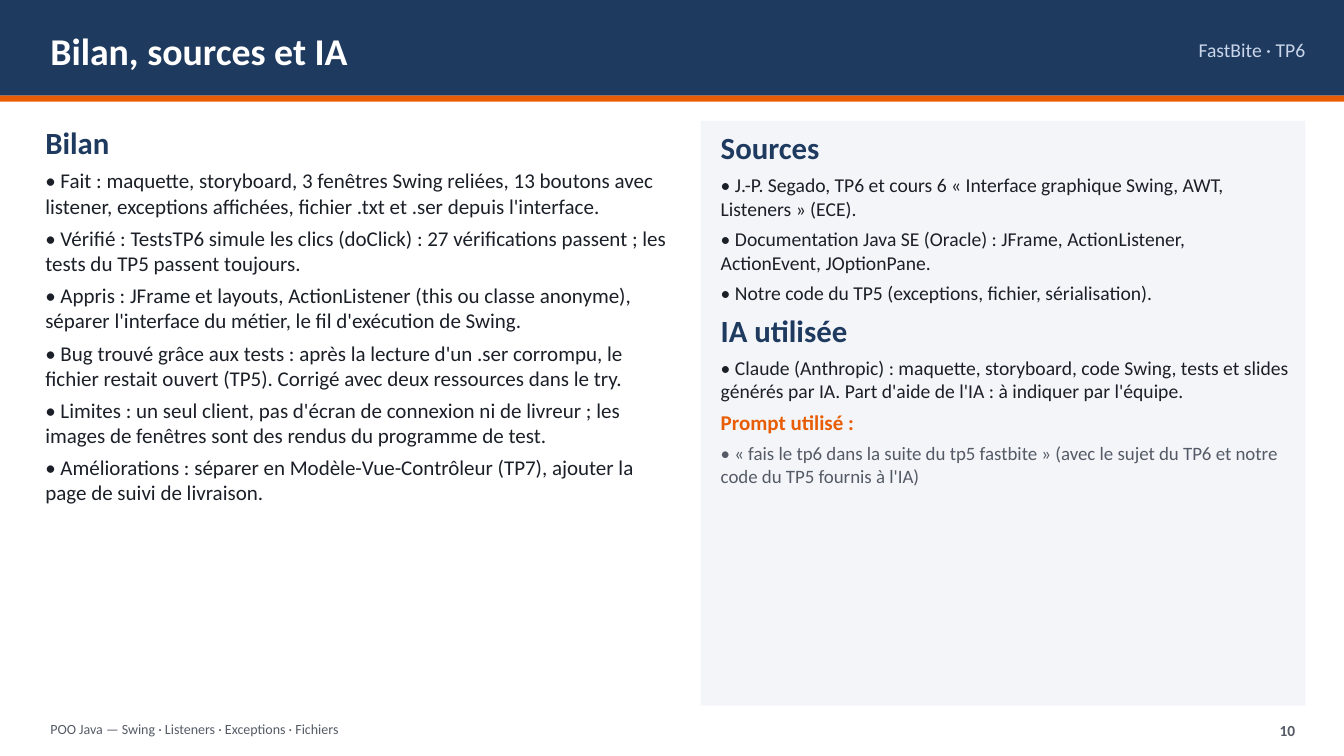
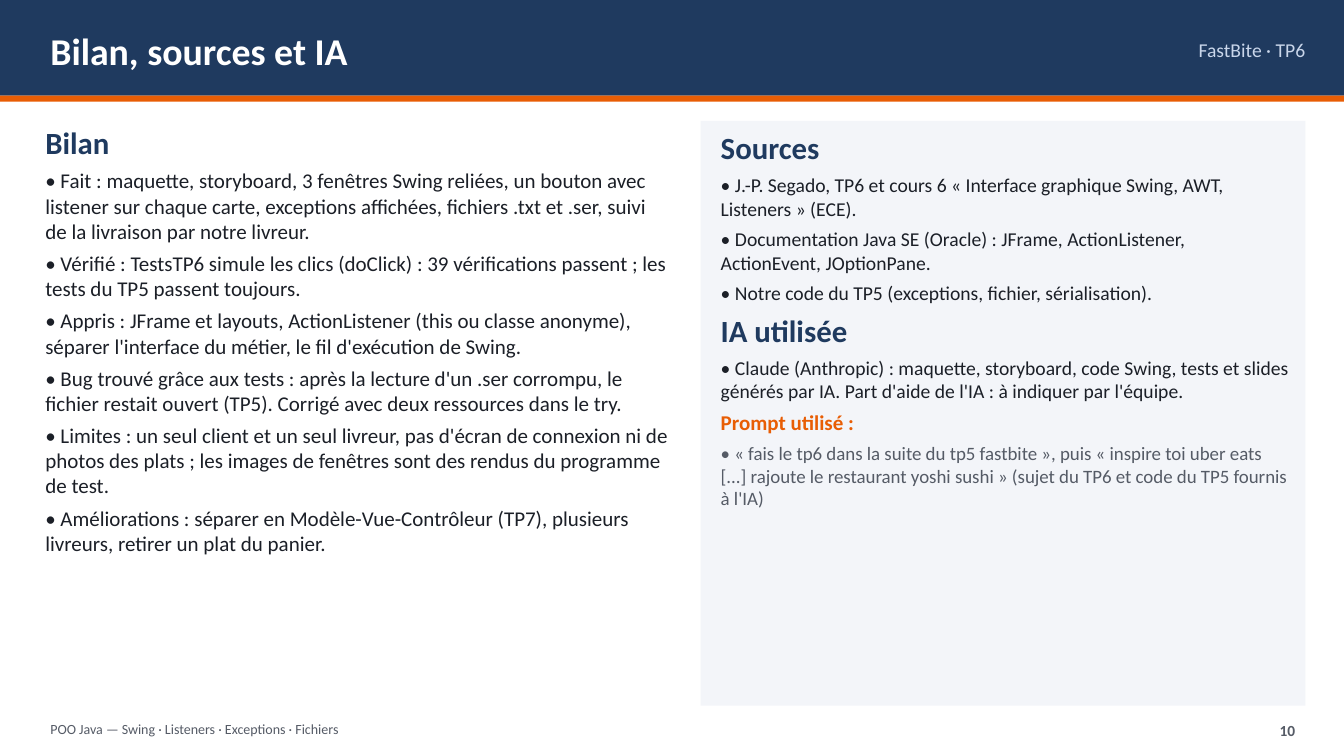
Before and after one commit to lazzrio/tp-info-poov-java, a slide deck: slide 10 of tp6/rendu_tp6/TP6_FastBite_NOM1_NOM2_NOM3.pptx. Drawn at 1344x756 pixels with LibreOffice and Linux fonts; fonts in the diff are those of the drawing. Boxes give left, top, right and bottom in pixels: in the first picture for what was removed or moved away, otherwise in the second. Text is boxed around its words. In the diff, an @@ line names an element or a change of style, - is before the commit and + after.

```diff
--- a/tp6/rendu_tp6/TP6_FastBite_NOM1_NOM2_NOM3.pptx
+++ b/tp6/rendu_tp6/TP6_FastBite_NOM1_NOM2_NOM3.pptx
@@ text at <box>45,173,665,300</box>: text changed @@
-• Fait : maquette, storyboard, 3 fenêtres Swing reliées, 13 boutons avec listener, exceptions affichées, fichier .txt et .ser depuis l'interface.
-• Vérifié : TestsTP6 simule les clics (doClick) : 27 vérifications passent ; les tests du TP5 passent toujours.
+• Fait : maquette, storyboard, 3 fenêtres Swing reliées, un bouton avec listener sur chaque carte, exceptions affichées, fichiers .txt et .ser, suivi de la livraison par notre livreur.
+• Vérifié : TestsTP6 simule les clics (doClick) : 39 vérifications passent ; les tests du TP5 passent toujours.
@@ text at <box>45,428,667,555</box>: text changed @@
-• Limites : un seul client, pas d'écran de connexion ni de livreur ; les images de fenêtres sont des rendus du programme de test.
-• Améliorations : séparer en Modèle-Vue-Contrôleur (TP7), ajouter la page de suivi de livraison.
+• Limites : un seul client et un seul livreur, pas d'écran de connexion ni de photos des plats ; les images de fenêtres sont des rendus du programme de test.
+• Améliorations : séparer en Modèle-Vue-Contrôleur (TP7), plusieurs livreurs, retirer un plat du panier.
@@ text at <box>721,447,1287,508</box>: text changed @@
-• « fais le tp6 dans la suite du tp5 fastbite » (avec le sujet du TP6 et notre code du TP5 fournis à l'IA)
+• « fais le tp6 dans la suite du tp5 fastbite », puis « inspire toi uber eats [...] rajoute le restaurant yoshi sushi » (sujet du TP6 et code du TP5 fournis à l'IA)
```
Also in this commit, not shown: 7 other slides changed, 40 other files.
